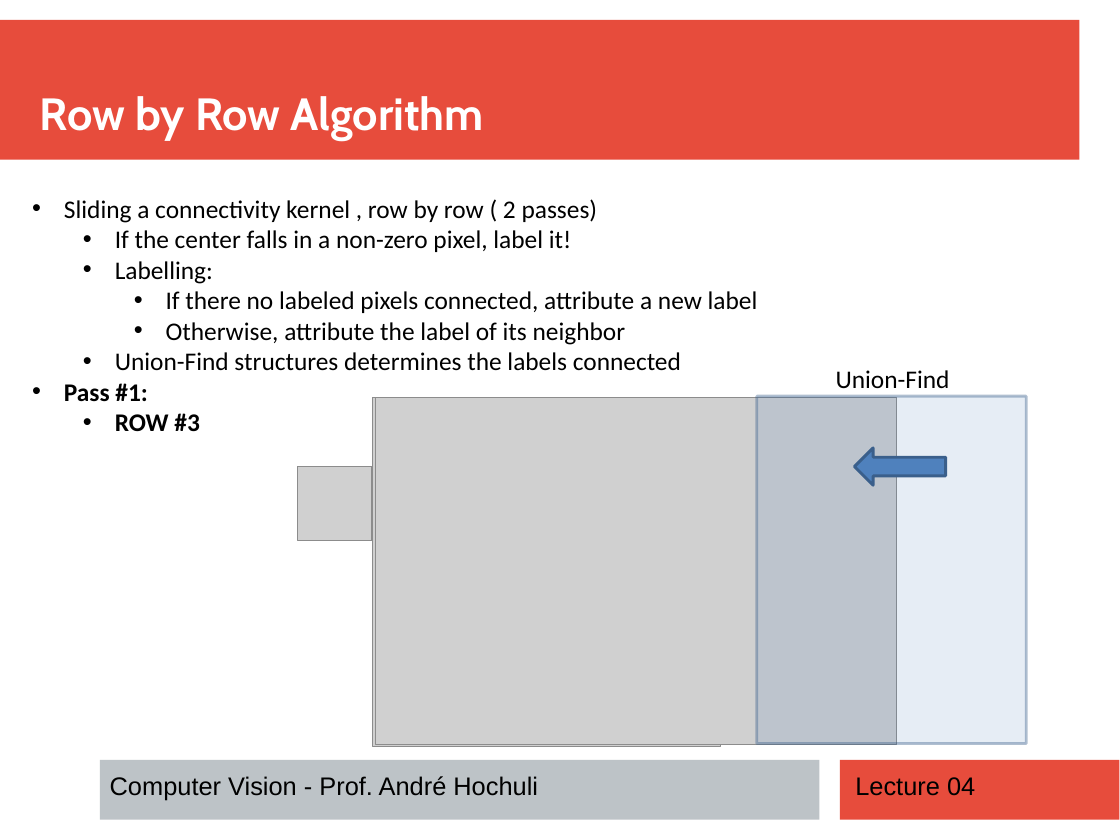
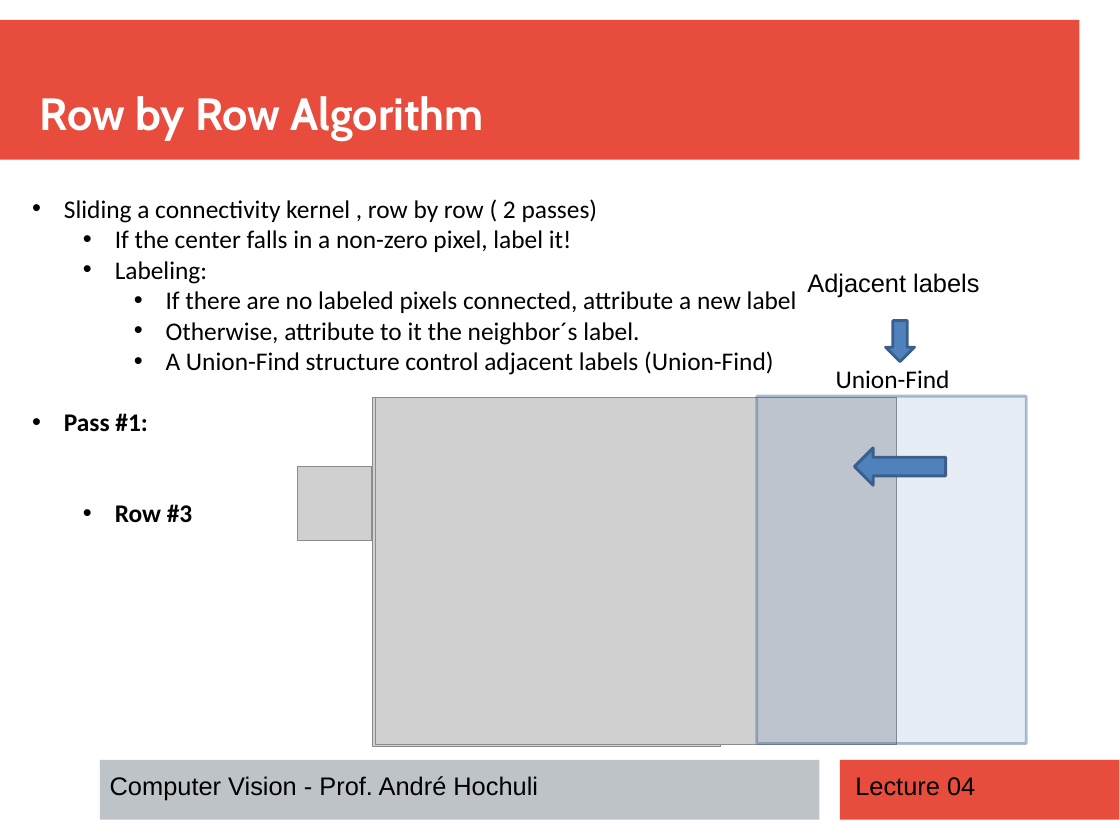
Before and after one commit to andrehochuli/teaching, a slide deck: slide 11 of ComputerVision/Lecture 04 - Finding Components/Lecture 04 - Component Segmentation.pptx. Drawn at 1120x840 pixels with LibreOffice and Linux fonts; fonts in the diff are those of the drawing; grey boxes stand for pictures. Boxes give left, top, right and bottom in pixels: in the first picture for what was removed or moved away, otherwise in the second. Text is boxed around its words. In the diff, an @@ line names an element or a change of style, - is before the commit and + after.

```diff
--- a/ComputerVision/Lecture 04 - Finding Components/Lecture 04 - Component Segmentation.pptx
+++ b/ComputerVision/Lecture 04 - Finding Components/Lecture 04 - Component Segmentation.pptx
@@ text at (115,261,797,375): text changed @@
-  • Labelling:
-    • If there no labeled pixels connected, attribute a new label
-    • Otherwise, attribute the label of its neighbor
-  • Union-Find structures determines the labels connected
+  • Labeling:
+    • If there are no labeled pixels connected, attribute a new label
+    • Otherwise, attribute to it the neighbor´s label.
+    • A Union-Find structure control adjacent labels (Union-Find)
@@ text added at (807,273,979,297), 18 pt, text #000000 @@
+Adjacent labels
@@ down arrow added at (886,321,916,362), fill #4F81BD, outline #3A5F8C 2 pt @@
@@ text at (115,504,192,523): text changed @@
-  • ROW #3
+  • Row #3
```
Also in this commit, not shown: 15 other slides changed.
